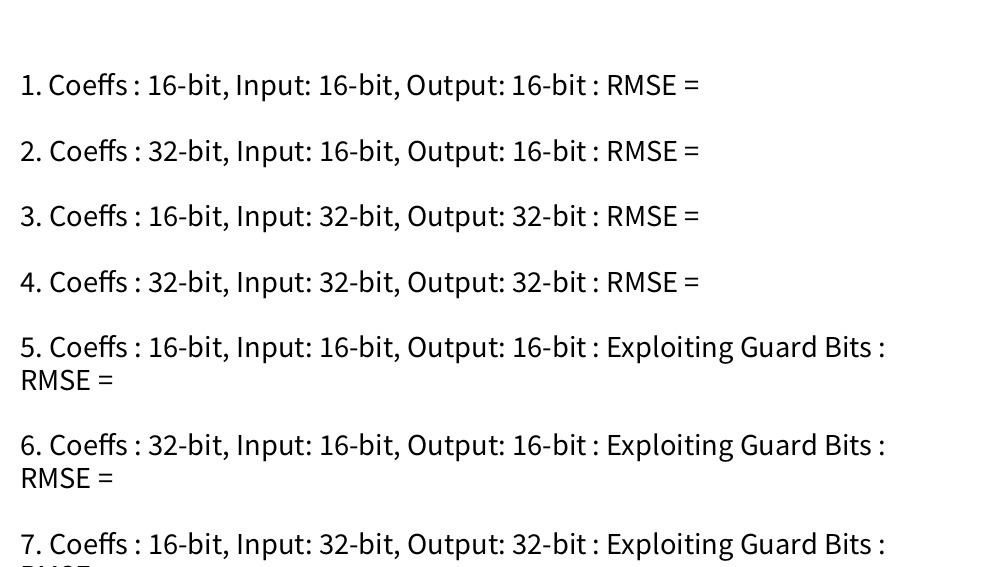
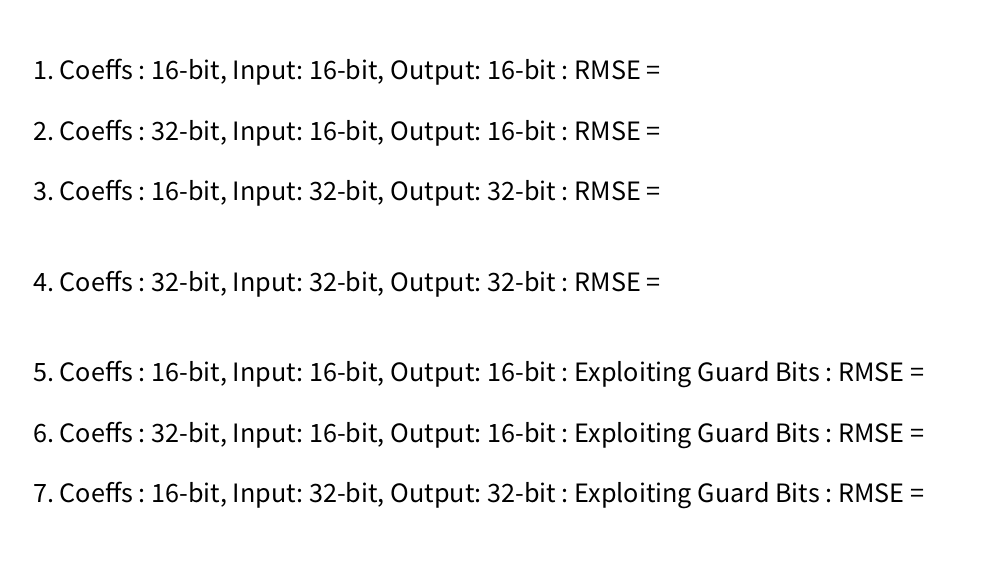
Before and after one commit to chbsaikiran/CBIT-DSP-SEMINAR-RELATED, a slide deck: slide 64 of Slides/From Theory to Code_ Fixed-Point FIR Filter Design and Speech Quality Evaluation.pptx. Drawn at 1008x567 pixels with LibreOffice and Linux fonts; fonts in the diff are those of the drawing. Boxes give left, top, right and bottom in pixels: in the first picture for what was removed or moved away, otherwise in the second. Text is boxed around its words. In the diff, an @@ line names an element or a change of style, - is before the commit and + after.

Commit message:
updated slides

```diff
--- a/Slides/From Theory to Code_ Fixed-Point FIR Filter Design and Speech Quality Evaluation.pptx
+++ b/Slides/From Theory to Code_ Fixed-Point FIR Filter Design and Speech Quality Evaluation.pptx
@@ text "1. Coeffs : 16-bit, Input: ...": place and size @@
-text "1. Coeffs : 16-bit, Input: ..." at box(20, 73, 872, 561)
+text "1. Coeffs : 16-bit, Input: ..." at box(33, 58, 904, 509)
@@ text at box(33, 58, 641, 85): text changed; size 26 to 24 pt @@
-1. Coeffs : 16-bit, Input: 16-bit, Output: 16-bit : RMSE =
+1. Coeffs : 16-bit, Input: 16-bit, Output: 16-bit : RMSE =
@@ text at box(33, 119, 904, 509): size 26 to 24 pt in "2. Coeffs : 32-bit, Input: 16-bit, Output: ...", "3. Coeffs : 16-bit, Input: 32-bit, Output: ...", "4. Coeffs : 32-bit, Input: 32-bit, Output: ...", "5. Coeffs : 16-bit, Input: 16-bit, Output: ..." and 2 more places @@
```
